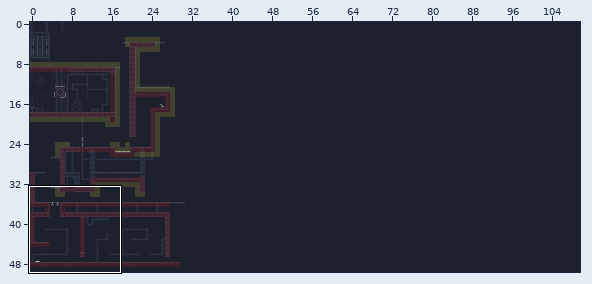
An edit to a level. Tiled map, Output/Assets/Maps/NEW_Level_1.tmx. Above: a wide view before the commit, with the close-up outlined.
Close-up. Before the edit:
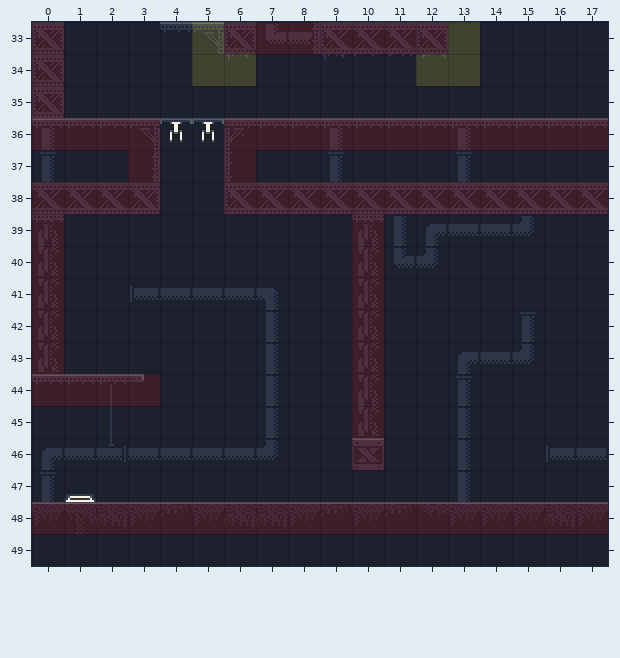
Cells are 16x16 px. Shown: x 0..17, y 33..49. The commit also changed other parts of the map, which this record leaves out.
The same view after the edit:
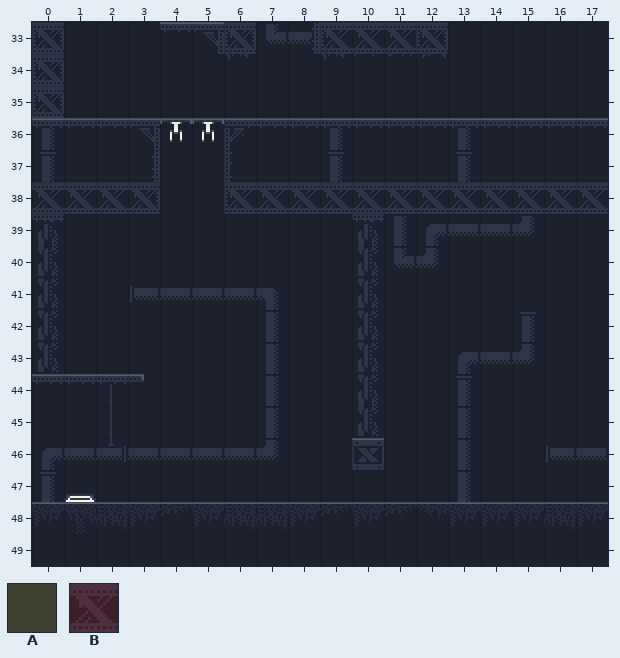
Key: from "MapMetadata": A 1, B 2.
_ is an empty cell.
See-through tiles are keyed as they look on the map.
Diff:
Layer "NAVIGATION" (now hidden):
y 33: x 0 B -> _; x 5..13 ABBBBBBBA -> _________
y 34: x 0 B -> _; x 5..6 AA -> __; x 12..13 AA -> __
y 35: x 0 B -> _
y 36: x 0..3 BBBB -> ____; x 6..17 BBBBBBBBBBBB -> ____________
y 37: x 3 B -> _; x 6 B -> _
y 38: x 0..3 BBBB -> ____; x 6..17 BBBBBBBBBBBB -> ____________
y 39..43: x 0 B -> _; x 10 B -> _
y 44: x 0..3 BBBB -> ____; x 10 B -> _
y 45..46: x 10 B -> _
y 48: x 0..17 BBBBBBBBBBBBBBBBBB -> __________________
Changed places in both close-ups, as pixel boxes (x1, y1, x2, y2):
removed: (32, 22, 160, 406)
removed: (192, 22, 480, 86)
removed: (224, 118, 608, 470)
removed: (32, 502, 608, 534)
